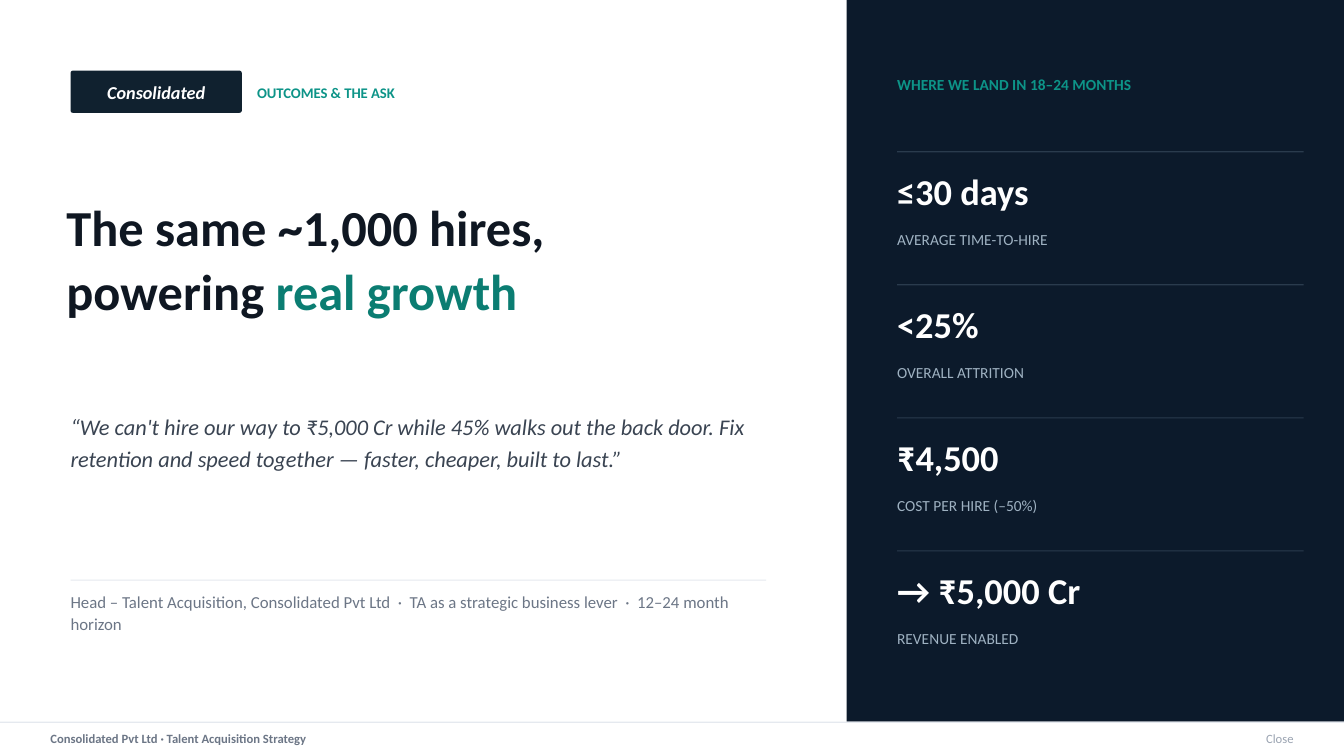
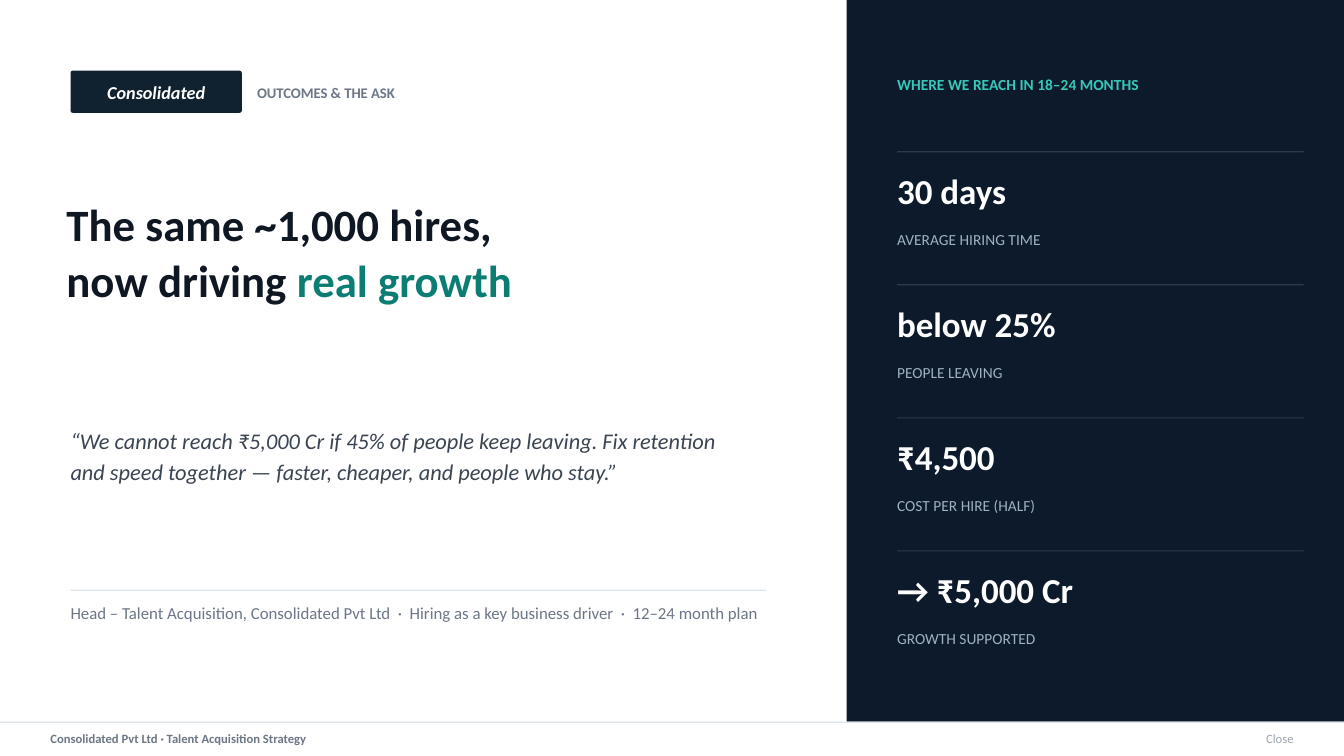
Before and after one commit to mi2arun/ta-strategy-consolidated, a slide deck: slide 10 of TA-Strategy.pptx (slide 12 before the commit). Drawn at 1344x756 pixels with LibreOffice and Linux fonts; fonts in the diff are those of the drawing. Boxes give left, top, right and bottom in pixels: in the first picture for what was removed or moved away, otherwise in the second. Text is boxed around its words. In the diff, an @@ line names an element or a change of style, - is before the commit and + after.

```diff
--- a/TA-Strategy.pptx
+++ b/TA-Strategy.pptx
@@ text "OUTCOMES & THE ASK" at (257,88,395,98): text colour #0D9488 to #6C7686 @@
@@ text at (897,79,1139,90): text changed; text colour #0D9488 to #37C8B8 @@
-WHERE WE LAND IN 18–24 MONTHS
+WHERE WE REACH IN 18–24 MONTHS
@@ text at (897,179,1006,210): text changed; size 26 to 25 pt @@
-≤30 days
+30 days
@@ text at (66,209,491,247): size 36 to 32 pt in "The same ~1,000 hires," @@
@@ text at (897,235,1040,245): text changed @@
-AVERAGE TIME-TO-HIRE
+AVERAGE HIRING TIME
@@ text at (66,265,512,305): text changed; size 36 to 32 pt; text colour #0B7D72 to #0F1722 @@
-powering real growth
+now driving real growth
@@ text at (897,312,1056,338): text changed; size 26 to 25 pt @@
-<25%
+below 25%
@@ text at (897,368,1002,378): text changed @@
-OVERALL ATTRITION
+PEOPLE LEAVING
@@ text at (71,433,716,484): text changed @@
-“We can't hire our way to ₹5,000 Cr while 45% walks out the back door. Fix retention and speed together — faster, cheaper, built to last.”
+“We cannot reach ₹5,000 Cr if 45% of people keep leaving. Fix retention and speed together — faster, cheaper, and people who stay.”
@@ text "₹4,500" at (897,447,995,475): size 26 to 25 pt @@
@@ text at (897,500,1035,513): text changed @@
-COST PER HIRE (–50%)
+COST PER HIRE (HALF)
@@ text "→ ₹5,000 Cr" at (937,580,1073,608): size 26 to 25 pt @@
@@ rectangle: place and size @@
-rectangle at (71,580,766,581)
+rectangle at (71,590,766,591)
@@ rectangle at (71,590,766,591): fill #E5E9EF to #DDE4EA @@
@@ text at (71,607,757,622): text changed @@
-Head – Talent Acquisition, Consolidated Pvt Ltd · TA as a strategic business lever · 12–24 month horizon
+Head – Talent Acquisition, Consolidated Pvt Ltd · Hiring as a key business driver · 12–24 month plan
@@ text at (897,634,1035,644): text changed @@
-REVENUE ENABLED
+GROWTH SUPPORTED
```
Also in this commit, not shown: 8 other slides changed, 1 slide added, 3 slides removed, 3 other files.
